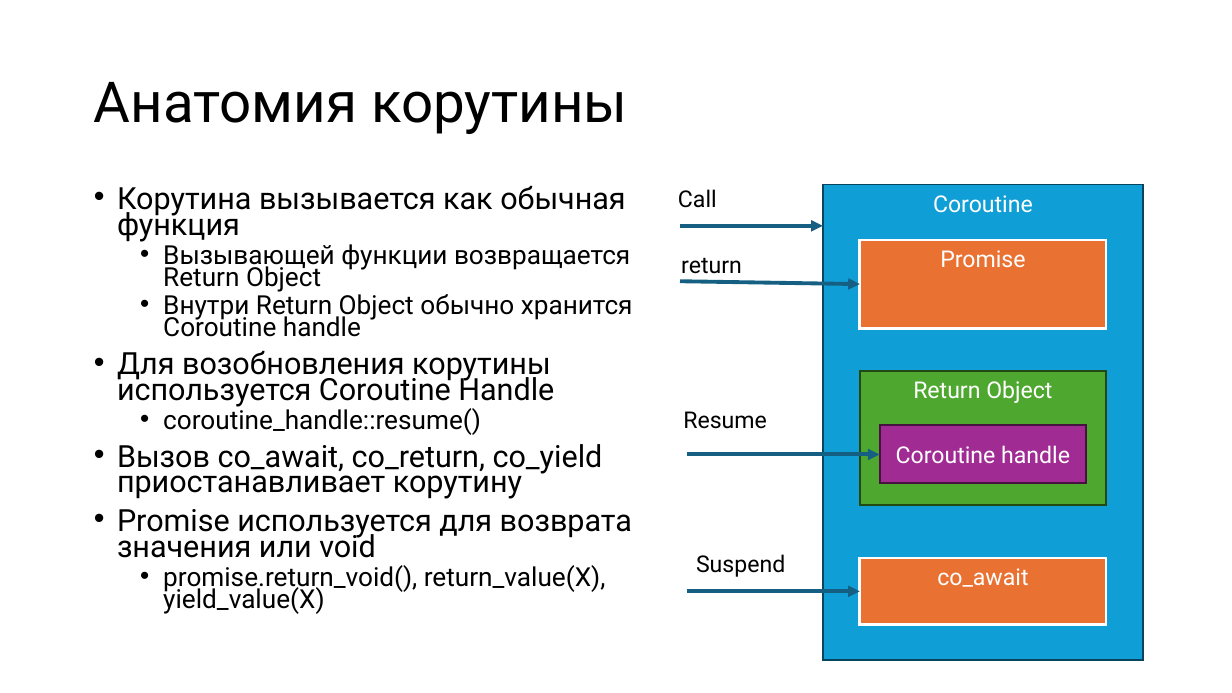
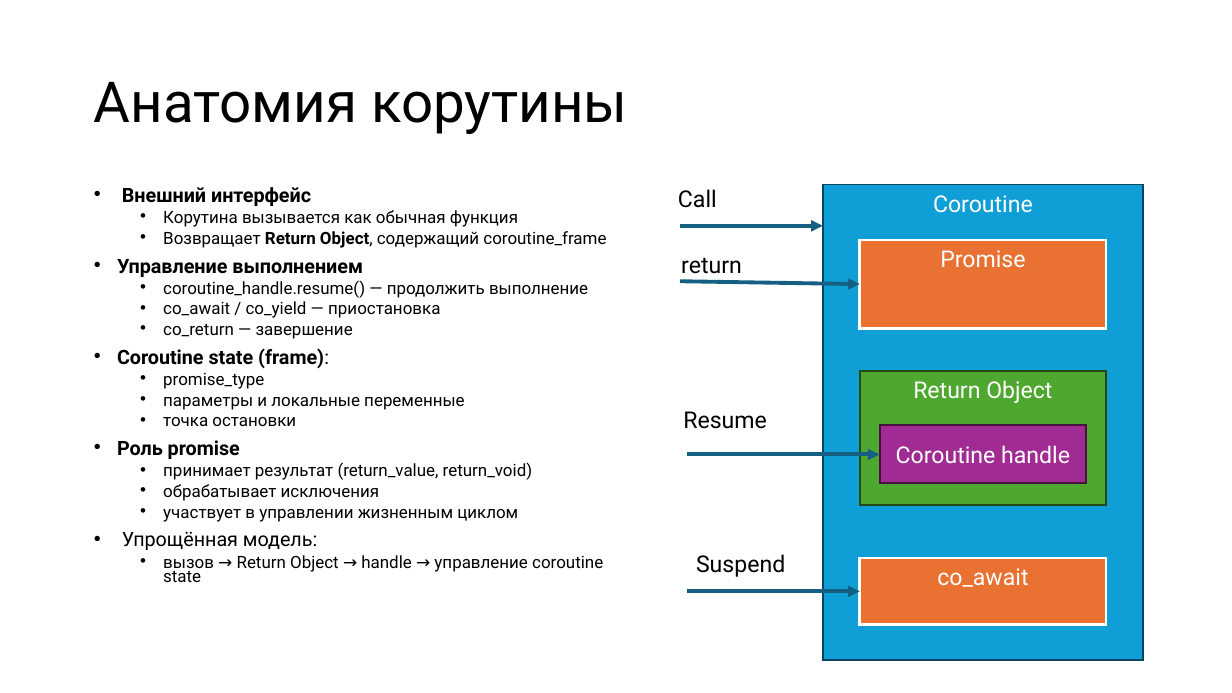
Before and after one commit to alexey-malov/pc, a slide deck: slide 36 of lectures/12/Coroutines.pptx (slide 31 before the commit). Drawn at 1232x693 pixels with LibreOffice and Linux fonts; fonts in the diff are those of the drawing. Boxes give left, top, right and bottom in pixels: in the first picture for what was removed or moved away, otherwise in the second. Text is boxed around its words. In the diff, an @@ line names an element or a change of style, - is before the commit and + after.

Commit message:
Обновил лекцию по корутинам

```diff
--- a/lectures/12/Coroutines.pptx
+++ b/lectures/12/Coroutines.pptx
@@ text at box(122, 187, 311, 206): paragraph added @@
+• Внешний интерфейс
@@ text at box(117, 231, 606, 582): text changed; size 20.4 to 13.2 pt @@
-  • Вызывающей функции возвращается Return Object
-  • Внутри Return Object обычно хранится Coroutine handle
-• Для возобновления корутины используется Coroutine Handle
-  • coroutine_handle::resume()
-• Вызов co_await, co_return, co_yield приостанавливает корутину
-• Promise используется для возврата значения или void
-  • promise.return_void(), return_value(X), yield_value(X)
+  • Возвращает Return Object, содержащий coroutine_frame
+• Управление выполнением
+  • coroutine_handle.resume() — продолжить выполнение
+  • co_await / co_yield — приостановка
+  • co_return — завершение
+• Coroutine state (frame):
+  • promise_type
+  • параметры и локальные переменные
+  • точка остановки
+• Роль promise
+  • принимает результат (return_value, return_void)
+  • обрабатывает исключения
+  • участвует в управлении жизненным циклом
+• Упрощённая модель:
+  • вызов → Return Object → handle → управление coroutine state
@@ text at box(163, 210, 518, 227): size 23.8 to 13.2 pt in "Корутина вызывается как обычная функция"; list level 1 to 2 in "Корутина вызывается как обычная функция" @@
```
Also in this commit, not shown: 24 other slides changed, 8 slides added, 2 slides removed, 1 other file.
